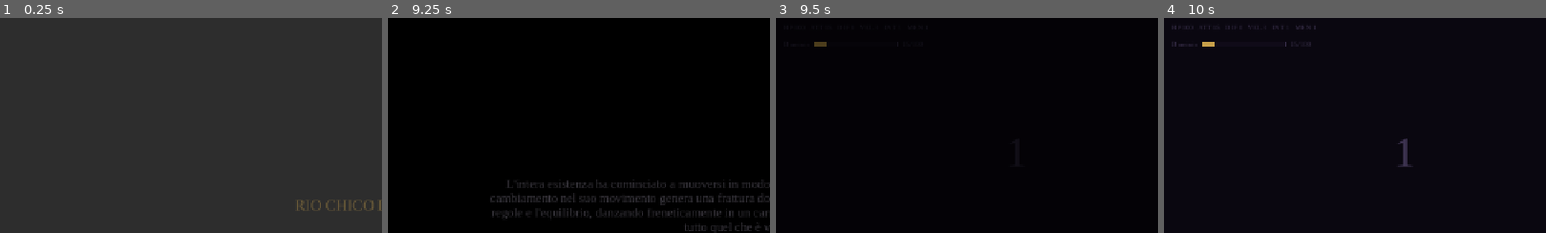
Above: before the commit, frames 1-4 (left to right).
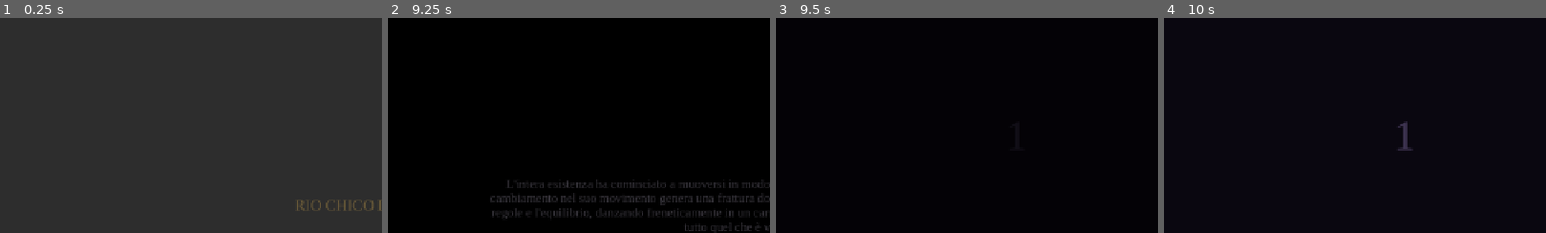
Above: after the commit, the same moments.

Repository: Rio-Chico-Devs/Carnivalz
Game: Godot game, scene res://scenes/Splash.tscn
Same seed, same stepped clock (60 frames per second), same inputs: the game is played once before the commit and once after it.
Inputs (mouse positions are % of the whole screen's width and height, from its top left):
- Up to frame 1 (0.25 s): no input
- Up to frame 2 (9.25 s): click (50, 50) at 0.5 s; click (50, 50) at 1.25 s; click "1. Nuova partita" at 2 s; click (50, 47) at 2.77 s; type "12" at 2.85 s; click "2. Nuova partita" at 3.5 s; click "3. Nuova partita" at 4.25 s; click "4. Nuova partita" at 5 s; click "5. Nuova partita" at 5.75 s; click (50, 50) at 6.5 s; click (50, 50) at 7.25 s; click (50, 50) at 8 s; tap Enter (ui_accept) at 8.75, 9.02 s; move the mouse to (72, 45) at 8.77 s; click (72, 45) at 8.92 s
- Up to frame 3 (9.5 s): no input
- Up to frame 4 (10 s): click (50, 50) at 9.5 s
The pictures show only the part of the screen within x 3-53%, y 6-56%; the shares and areas given below are measured in that part.

Frames 1-2 are identical in both runs. In frame 3, less than 0.1% of the frame differs, in the area x 10-14%, y 11-14%; in frame 4, 0.5%, in the area x 2-66%, y 3-70%.

Commit message:
Il blocco dopo due difese, e la barra che non doveva stare li'
Tre cose che ha visto Bru giocando.

IL GIOCO SI BLOCCAVA, E LA SPIA ERA UN WARNING

"Il segnale azione_scelta e' dichiarato ma non usato". Il menu, quando
sceglievi, emetteva quel segnale - e tolti i turni non lo ascoltava piu'
nessuno. Quindi l'azione non partiva, il menu si chiudeva e non si
riapriva, e il gioco sembrava piantato. Non erano thread ne' comandi
sovrapposti: era un filo staccato. Adesso il menu chiama agisci_ora, che e'
anche il posto che controlla se la tua ricarica e' pronta.

Il segnale morto e' stato tolto: se fosse rimasto, il prossimo che scrive
un menu lo userebbe di nuovo credendo che serva.

LA BARRA NON DOVEVA STARE NEI DIALOGHI

Bru: "le stats sono consultabili nel diario, inutile metterle nella
schermata dei dialoghi. Stessa cosa la barra di dominio: e' una prerogativa
del combattimento, a ogni combattimento si riazzera".

Aveva ragione due volte. La barra stava dove non serviva, e li' mostrava la
vecchia statistica "fattore" (che parte da 15) invece di se stessa: erano
due cose diverse chiamate tutte e due "Dominio", e a partita nuova la barra
risultava gia' carica senza che nessuno avesse fatto niente. Adesso il
Fattore Carnivalz e la barra hanno due nomi diversi perche' sono due cose
diverse, la barra vive solo in campo e riparte da zero a ogni scontro, e la
schermata dei dialoghi non mostra piu' ne' statistiche ne' barra.

I WARNING

Variabili locali che ne oscuravano altre (tre "abilita" in GameState, un
"carica" in Combattimento), divisioni fra interi non dichiarate, il segnale
morto. Erano tutti veri: uno era perfino la causa del blocco.

22793 verifiche, nessun problema.

Co-Authored-By: Claude Opus 5 <noreply@anthropic.com>
Claude-Session: https://claude.ai/code/session_01AE7uzpDH1Lo1PHb29aXJxZ

Diff:
--- a/data/crescita.json
+++ b/data/crescita.json
@@ -28,9 +28,9 @@
 			"descrizione": "Resistenza allo stress."
 		},
 		"fattore": {
-			"nome": "Dominio",
+			"nome": "Fattore Carnivalz",
 			"base": 15,
-			"descrizione": "La barra di dominio: quando è carica il prossimo colpo pesa di più, e poi si scarica. Alimenta critici e Slaughter."
+			"descrizione": "Quanto il disallineamento arde in te: alimenta i critici e lo Slaughter. Non è la barra di dominio — quella è l'energia che spendi, questa è la brace."
 		},
 		"maestria_dominio": {
 			"nome": "Maestria del dominio",
@@ -270,5 +270,5 @@
 			"descrizione": "Probabilità di infliggere terrore a qualunque nemico a ogni attacco, aumentata al 33%."
 		}
 	],
-	"_nota_dominio": "La chiave interna resta 'fattore' anche se il giocatore legge 'Dominio': cambiarla vorrebbe dire toccare i salvataggi gia' fatti, i record delle creature (fattore_base) e le mosse dei boss, e non cambierebbe una riga di quello che si vede giocando. Il nome che conta e' quello qui sopra."
+	"_nota_dominio": "ATTENZIONE AI DUE NOMI. 'fattore' e' la brace che alimenta critici e Slaughter; la BARRA DI DOMINIO e' un'altra cosa - l'energia a tre segmenti che si riempie combattendo e si spende sugli speciali, e sta in GameState.dominio. Per un po' si sono chiamate tutte e due 'Dominio' e in partita la barra risultava gia' carica di 15 senza che nessuno avesse fatto niente: era la statistica, non la barra. Restano due meccanismi separati: unirli e' una decisione di bilanciamento, non una pulizia."
 }
--- a/prove/Prove.gd
+++ b/prove/Prove.gd
@@ -66,7 +66,7 @@
 	prova_colori_del_danno()
 	prova_abilita_di_combattimento()
 	await prova_carta_del_titolo_sta_su_una_riga()
-	prova_barra_di_dominio_si_vede()
+	prova_barra_di_dominio_sta_nel_combattimento()
 	prova_ogni_abilita_gira_davvero()
 	prova_attacchi_darma()
 	prova_linee_abilita()
@@ -1263,49 +1263,59 @@
 	schermata.free()
 	GameState.nuova_partita()
 
-func prova_barra_di_dominio_si_vede() -> void:
-	# Bru: "non vedo la barra di dominio". Non la vedeva perche' non c'era: al
-	# suo posto c'era "FAT 15" in fondo a una riga di sette numeri. Il dominio
-	# e' quello che si carica mentre giochi e che spendi in un colpo solo, e una
-	# cosa che sale e scende va guardata, non letta.
-	titolo("la barra di dominio c'e', e si riempie insieme al dominio")
-	GameState.nuova_partita()
+func prova_barra_di_dominio_sta_nel_combattimento() -> void:
+	# Bru: "non c'e' bisogno di far vedere le stats, sono consultabili nel
+	# diario, inutile metterle nella schermata dei dialoghi. Stessa cosa la
+	# barra di dominio: e' una prerogativa del combattimento, non e' che e'
+	# sempre li', a ogni combattimento si riazzera".
+	#
+	# Erano due errori in uno: la barra stava dove non serviva, e li' mostrava
+	# la vecchia statistica 'fattore' (che parte da 15) invece di se stessa - a
+	# partita nuova risultava gia' carica senza che nessuno avesse fatto niente.
+	titolo("la barra di dominio vive nel combattimento, e riparte da zero")
+	GameState.nuova_partita()
+
+	# 1. la schermata dei dialoghi non mostra ne' statistiche ne' barra
 	var schermata: Node = load("res://scenes/Main.tscn").instantiate()
 	add_child(schermata)
-	esigi(schermata.barra_dominio != null, "nella schermata di gioco non c'e' nessuna barra di dominio")
-	if schermata.barra_dominio == null:
-		schermata.free()
-		return
-	esigi(schermata.barra_dominio.custom_minimum_size.x > 0.0,
-			"la barra di dominio e' larga zero: c'e' ma non si vede")
-	# si riempie per davvero, e in proporzione
-	var letta := func() -> float:
-		return float(schermata.barra_dominio.get_meta("quota", -1.0))
-	GameState.punti_stat["fattore"] = 0 - GameState.stat_base_di("fattore")
-	schermata.aggiorna_barra_dominio()
-	esigi(is_zero_approx(letta.call()), "col dominio a zero la barra e' piena il %d%%"
-			% int(letta.call() * 100))
-	GameState.punti_stat["fattore"] = 50 - GameState.stat_base_di("fattore")
-	schermata.aggiorna_barra_dominio()
-	esigi(absf(letta.call() - 0.5) < 0.02,
-			"col dominio a 50 la barra e' piena il %d%% invece che a meta'" % int(letta.call() * 100))
-	GameState.punti_stat["fattore"] = 100 - GameState.stat_base_di("fattore")
-	schermata.aggiorna_barra_dominio()
-	esigi(absf(letta.call() - 1.0) < 0.001, "col dominio al massimo la barra non e' piena")
-	# e in campo la vede anche la scheda di chi giochi tu
-	GameState.nuova_partita()
+	esigi(not schermata.etichetta_stat.visible,
+			"la riga delle statistiche e' ancora sulla schermata dei dialoghi")
+	esigi(not "barra_dominio" in schermata,
+			"la schermata dei dialoghi ha ancora una barra di dominio addosso")
+	schermata.free()
+
+	# 2. in combattimento la barra c'e', sulla scheda di chi giochi tu
 	GameState.nemici_combattimento = ["goblin_tipico"]
 	var scontro: Node = load("res://scenes/Combattimento.tscn").instantiate()
 	scontro.limite_giri = 1
 	scontro.strategia = func(_s, _c) -> Dictionary: return {"tipo": "difendi"}
 	add_child(scontro)
+	var eroe: Dictionary = {}
 	var trovata := false
 	for combattente in scontro.combattenti:
-		if combattente.giocatore and combattente.get("barra_dominio", null) != null:
-			trovata = true
+		if combattente.giocatore:
+			if eroe.is_empty():
+				eroe = combattente
+			if combattente.get("barra_dominio", null) != null:
+				trovata = true
 	esigi(trovata, "in combattimento la scheda del party non ha la barra di dominio")
+
+	# 3. E RIPARTE DA ZERO. Si carica combattendo, e il combattimento dopo
+	#    ricomincia da capo: non e' una risorsa che ci si porta per la mappa
+	RegoleCombattimento.riempi_dominio(eroe, "per_uccisione")
+	esigi(int(eroe.get("dominio", 0)) > 0, "la barra non si carica combattendo")
 	scontro.free()
-	schermata.free()
+	var secondo: Node = load("res://scenes/Combattimento.tscn").instantiate()
+	secondo.muto = true
+	secondo.limite_giri = 1
+	secondo.strategia = func(_s, _c) -> Dictionary: return {"tipo": "difendi"}
+	add_child(secondo)
+	for combattente in secondo.combattenti:
+		if combattente.giocatore:
+			esigi(int(combattente.get("dominio", 0)) == 0,
+					"lo scontro dopo comincia con %d di dominio gia' in cassa: non si riazzera"
+					% int(combattente.get("dominio", 0)))
+	secondo.free()
 	GameState.nuova_partita()
 
 func prova_ogni_abilita_gira_davvero() -> void:
--- a/scripts/Combattimento.gd
+++ b/scripts/Combattimento.gd
@@ -30,7 +30,6 @@
 # speranza e cedimento. Numeri in data/regole.json, casualita' solo dall'RNG
 # seedato di GameState.
 
-signal azione_scelta(azione: Dictionary)
 
 const SCENA_EVENTI := "res://scenes/Main.tscn"
 const SCENA_SEDE := "res://scenes/Sede.tscn"
@@ -1561,12 +1560,12 @@
 func consuma_carica(chi: Dictionary) -> float:
 	# quanto vale questo colpo. Si spende sul primo attacco vero: non su un'area,
 	# non su una raffica - quelli hanno gia' il loro modo di essere grossi
-	var carica := float(chi.get("carica_pronta", 0.0))
-	if carica <= 0.0:
+	var moltiplicatore_carica := float(chi.get("carica_pronta", 0.0))
+	if moltiplicatore_carica <= 0.0:
 		return 1.0
 	chi.carica_pronta = 0.0
 	scrivi("[b]%s scarica tutto quello che ha accumulato.[/b]" % chi.nome)
-	return carica
+	return moltiplicatore_carica
 
 func fuggi(chi: Dictionary) -> void:
 	if not portatore_incontro.is_empty():
--- a/scripts/GameState.gd
+++ b/scripts/GameState.gd
@@ -82,6 +82,12 @@
 var collezionabili: Array[String] = []
 # La pila: id oggetto -> quanti. Non una lista, un conto (vedi aggiungi_alla_pila)
 var pila: Dictionary = {}
+# LA BARRA DI DOMINIO NON STA QUI, e la riga resta per dirlo. Si riempie
+# dentro un combattimento e si azzera al successivo: e' una prerogativa dello
+# scontro, non una risorsa che ti porti dietro per la mappa. Vive nella scheda
+# del combattente (Combattimento.gd, campo "dominio"), non nello stato del
+# mondo. Per un giorno e' stata qui e la si vedeva sulla schermata dei dialoghi
+# gia' carica a inizio partita: due errori in uno.
 var chiavi: Array[String] = []
 # Lo zaino non e' un mucchio: e' diviso per categoria, e ogni categoria ha la
 # sua capacita' (vedi "zaino" in regole.json).
@@ -581,7 +587,9 @@
 	if livello < dal:
 		return 0
 	var ogni := maxi(int(regola.get("ogni_livelli", 4)), 1)
-	return (1 + (livello - dal) / ogni) * int(regola.get("per_volta", 1))
+	@warning_ignore("integer_division")
+	var quanti := 1 + (livello - dal) / ogni
+	return quanti * int(regola.get("per_volta", 1))
 
 func costo_nodo(id_nodo: String) -> int:
 	return int(nodo_abilita(id_nodo).get("costo", 0))
@@ -724,9 +732,9 @@
 			totale += int(dati.get("quanto", 0))
 	return totale
 
-func party_ha_abilita(abilita: String) -> bool:
+func party_ha_abilita(cercata: String) -> bool:
 	for id_classe in party:
-		if abilita in classi.get(id_classe, {}).get("abilita", []):
+		if cercata in classi.get(id_classe, {}).get("abilita", []):
 			return true
 	return false
 
@@ -1219,8 +1227,8 @@
 func slot_accessori_da_talento(id_classe: String) -> int:
 	var tabella: Dictionary = regole.get("slot_accessori_da_abilita", {})
 	var extra := 0
-	for abilita in classi.get(id_classe, {}).get("abilita", []):
-		extra += int(tabella.get(String(abilita), 0))
+	for nome_abilita in classi.get(id_classe, {}).get("abilita", []):
+		extra += int(tabella.get(String(nome_abilita), 0))
 	return extra
 
 func livello_slot_accessorio(indice: int) -> int:
@@ -1242,9 +1250,9 @@
 	if indice < da_livello or slot_accessori_da_talento(id_classe) <= 0:
 		return ""
 	var tabella: Dictionary = regole.get("slot_accessori_da_abilita", {})
-	for abilita in classi.get(id_classe, {}).get("abilita", []):
-		if int(tabella.get(String(abilita), 0)) > 0:
-			return String(abilita)
+	for nome_abilita in classi.get(id_classe, {}).get("abilita", []):
+		if int(tabella.get(String(nome_abilita), 0)) > 0:
+			return String(nome_abilita)
 	return ""
 
 func togli_oggetto_equipaggiato(id_oggetto: String) -> void:
--- a/scripts/Main.gd
+++ b/scripts/Main.gd
@@ -62,8 +62,6 @@
 @onready var etichetta_party: Label = %Party
 @onready var etichetta_risorse: Label = %Risorse
 @onready var etichetta_stat: Label = %BarraStat
-var barra_dominio: Control = null
-var etichetta_dominio: Label = null
 @onready var carta_titolo: Control = %CartaTitolo
 @onready var colonna_titolo: VBoxContainer = %ColonnaTitolo
 @onready var testo_titolo: Label = %TestoTitolo
@@ -111,9 +109,12 @@
 	colonna_azioni.custom_minimum_size = Vector2(Stile.forma("larghezza_scelte"), 0)
 	Stile.etichetta_piccola(etichetta_party)
 	Stile.etichetta_piccola(etichetta_risorse)
-	etichetta_stat.add_theme_font_size_override("font_size", Stile.dimensione("minuscolo"))
-	etichetta_stat.add_theme_color_override("font_color", Stile.colore("bordo"))
-	costruisci_barra_dominio()
+	# LE STATISTICHE NON STANNO QUI. Bru: "le stats sono consultabili nel diario,
+	# inutile metterle nella schermata dei dialoghi". Ed e' vero anche di piu'
+	# per la barra di dominio: e' una prerogativa del combattimento, si riempie
+	# li' e si azzera a ogni scontro. Tenerla in vista mentre parli con qualcuno
+	# raccontava una risorsa che in quel momento non esiste.
+	etichetta_stat.visible = false
 	testo_titolo.add_theme_font_size_override("font_size", Stile.dimensione("titolo"))
 	testo_titolo.add_theme_color_override("font_color", Stile.colore("accento"))
 	# Una scena puo' fermarsi su un'illustrazione: usa lo stesso velo a schermo
@@ -823,44 +824,6 @@
 
 # --- barra di stato ---
 
-const DOMINIO_MASSIMO := 100.0
-
-func costruisci_barra_dominio() -> void:
-	# LA BARRA DI DOMINIO, che Bru non trovava perche' non c'era: c'era un
-	# "FAT 15" in fondo a una riga di sette numeri. Il dominio non e' una
-	# statistica come le altre - e' quello che si carica mentre giochi e che
-	# spendi in un colpo solo - e una cosa che sale e scende va guardata, non
-	# letta.
-	var riga := HBoxContainer.new()
-	riga.name = "RigaDominio"
-	riga.mouse_filter = Control.MOUSE_FILTER_IGNORE
-	riga.add_theme_constant_override("separation", 8)
-	var nome := Label.new()
-	nome.text = "Dominio"
-	nome.add_theme_font_size_override("font_size", Stile.dimensione("minuscolo"))
-	nome.add_theme_color_override("font_color", Stile.colore("bordo"))
-	riga.add_child(nome)
-	barra_dominio = Stile.barra(140, 7)
-	barra_dominio.size_flags_vertical = Control.SIZE_SHRINK_CENTER
-	riga.add_child(barra_dominio)
-	etichetta_dominio = Label.new()
-	etichetta_dominio.add_theme_font_size_override("font_size", Stile.dimensione("minuscolo"))
-	etichetta_dominio.add_theme_color_override("font_color", Stile.colore("bordo"))
-	riga.add_child(etichetta_dominio)
-	var colonna := etichetta_stat.get_parent()
-	colonna.add_child(riga)
-	colonna.move_child(riga, etichetta_stat.get_index() + 1)
-
-func aggiorna_barra_dominio() -> void:
-	if barra_dominio == null:
-		return
-	var quanto := GameState.stat_di("fattore")
-	Stile.riempi_barra(barra_dominio, quanto / DOMINIO_MASSIMO)
-	etichetta_dominio.text = "%d/%d" % [quanto, int(DOMINIO_MASSIMO)]
-	# quando e' carica lo deve dire: e' il momento in cui vale la pena spenderla
-	etichetta_dominio.add_theme_color_override("font_color",
-			Stile.colore("accento") if quanto >= int(DOMINIO_MASSIMO) else Stile.colore("bordo"))
-
 func aggiorna_stato() -> void:
 	var nomi: Array[String] = []
 	for id_classe in GameState.party:
@@ -870,11 +833,3 @@
 		GameState.livello_di(GameState.id_protagonista), GameState.tazo,
 		GameState.sacca.size(), int(GameState.regole.get("sacca_massima", 20)), GameState.legame,
 	]
-	# il Dominio esce dalla riga di numeri: adesso ha la sua barra qui sotto,
-	# e scriverlo due volte lo renderebbe solo un numero in mezzo agli altri
-	etichetta_stat.text = "HP %d   ATT %d   DIF %d   VEL %d   INT %d   MEN %d" % [
-		GameState.stat_di("hp"), GameState.stat_di("attacco"), GameState.stat_di("difesa"),
-		GameState.stat_di("velocita"), GameState.stat_di("intelligenza"),
-		GameState.stat_di("forza_mentale"),
-	]
-	aggiorna_barra_dominio()
--- a/scripts/combattimento/Campo.gd
+++ b/scripts/combattimento/Campo.gd
@@ -146,7 +146,11 @@
 		dettagli += progresso_studio(combattente)
 	if int(combattente.get("aura_max", 0)) > 0:
 		dettagli += "Aura %d/%d · " % [int(combattente.aura), int(combattente.aura_max)]
-	dettagli += "Stress %d · Dominio %d" % [combattente.stress, combattente.fattore]
+	# due nomi diversi perche' sono due cose diverse: il Fattore e' la brace che
+	# alimenta critici e Slaughter, la barra di dominio e' l'energia che spendi
+	dettagli += "Stress %d · Fattore %d" % [combattente.stress, combattente.fattore]
+	if combattente.giocatore:
+		dettagli += " · Dominio %d" % int(combattente.get("dominio", 0))
 	var scudo := RegoleCombattimento.difesa_di(combattente)
 	if scudo > 0 and conosciuta(combattente, 2):
 		dettagli += " · Dif %d" % scudo
--- a/scripts/combattimento/Menu.gd
+++ b/scripts/combattimento/Menu.gd
@@ -202,4 +202,8 @@
 	if not muta:
 		AudioManager.interfaccia("conferma")
 	pulisci()
-	scontro.azione_scelta.emit(azione)
+	# IL BLOCCO ERA QUI. Il menu emetteva un segnale che, tolti i turni, non
+	# ascoltava piu' nessuno: l'azione non partiva, il menu restava chiuso e il
+	# gioco sembrava piantato. In tempo reale l'azione si esegue subito, e chi
+	# decide se la tua ricarica e' pronta e' agisci_ora
+	scontro.agisci_ora(azione)
Not shown, changed: README.md
